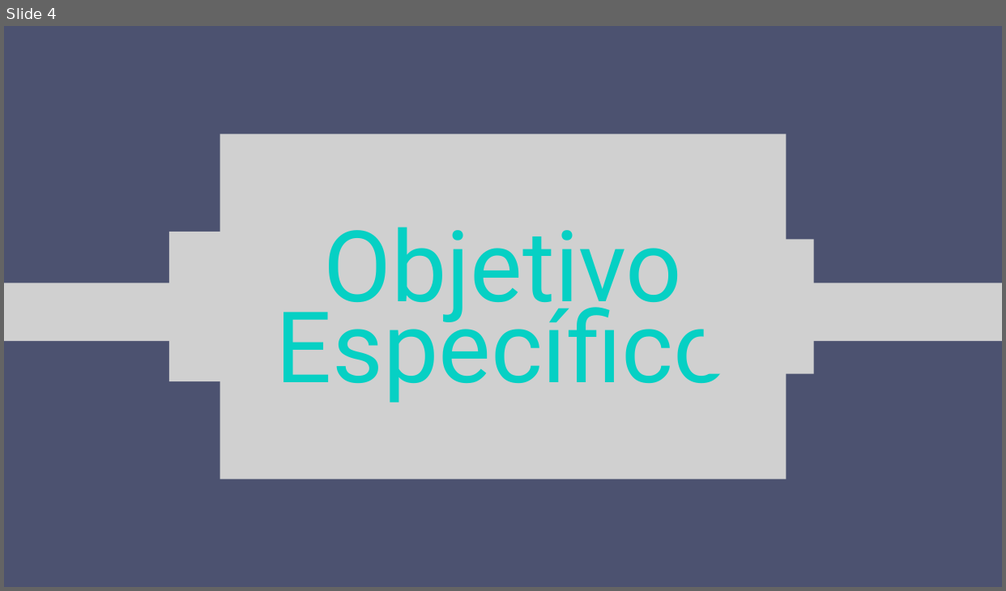
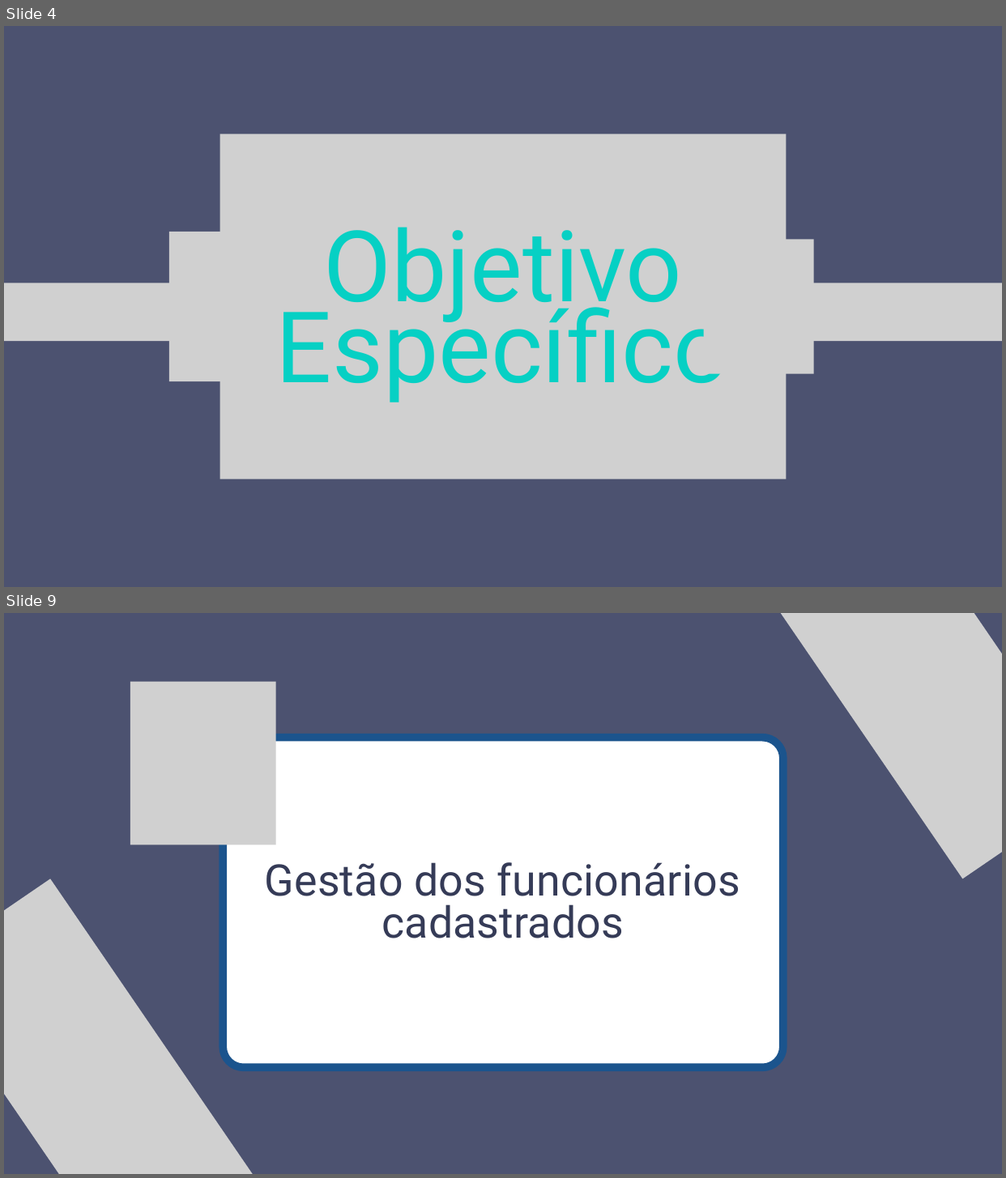
Before and after one commit to PauloPrates-20/tcc-ds-2a-gb-n-2024, a slide deck: documentos/pitch-tcc-ds-2a-gb.pptx. Shown one above the other, each under a label of ours: slide 4 before the commit, slides 4 and 9 after it; the slides between them are not shown. The pictures are 1006x591 and 1006x1178 pixels, drawn with LibreOffice and Linux fonts; fonts in the diff are those of the drawing; grey boxes stand for pictures. Boxes give left, top, right and bottom in pixels: in the first picture for what was removed or moved away, otherwise in the second. Text is boxed around its words. In the diff, an @@ line names an element or a change of style, - is before the commit and + after.

```diff
--- a/documentos/pitch-tcc-ds-2a-gb.pptx
+++ b/documentos/pitch-tcc-ds-2a-gb.pptx
@@ slide 9 added at (4, 613, 1002, 1174), background #4C5270 @@
@@ picture added at (737, 613, 1002, 879) @@
@@ picture added at (130, 681, 276, 845) @@
@@ freeform shape added at (223, 737, 783, 1067), fill #FFFFFF, outline #1B548D 11.25 pt @@
@@ picture added at (4, 879, 276, 1174) @@
@@ text added at (265, 862, 740, 939), 62.8 pt, text #353B57 @@
+Gestão dos funcionários cadastrados
```
Also in this commit, not shown: 3 slides changed, 4 other slides added, 2 slides removed.
